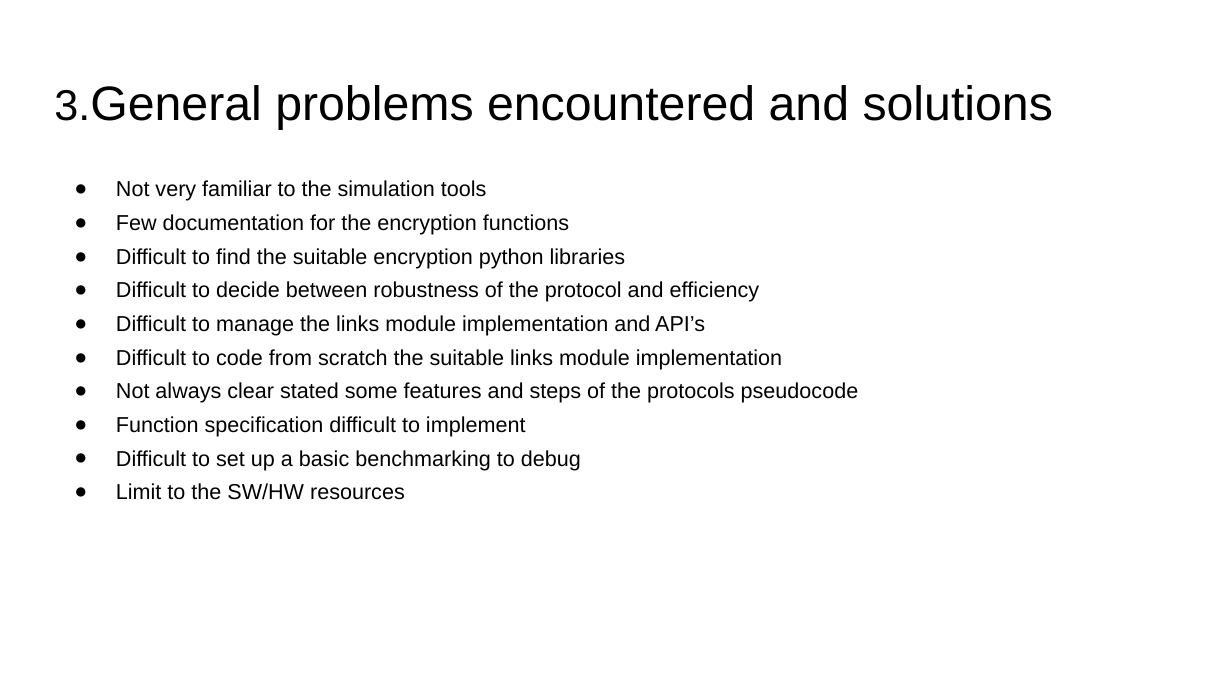
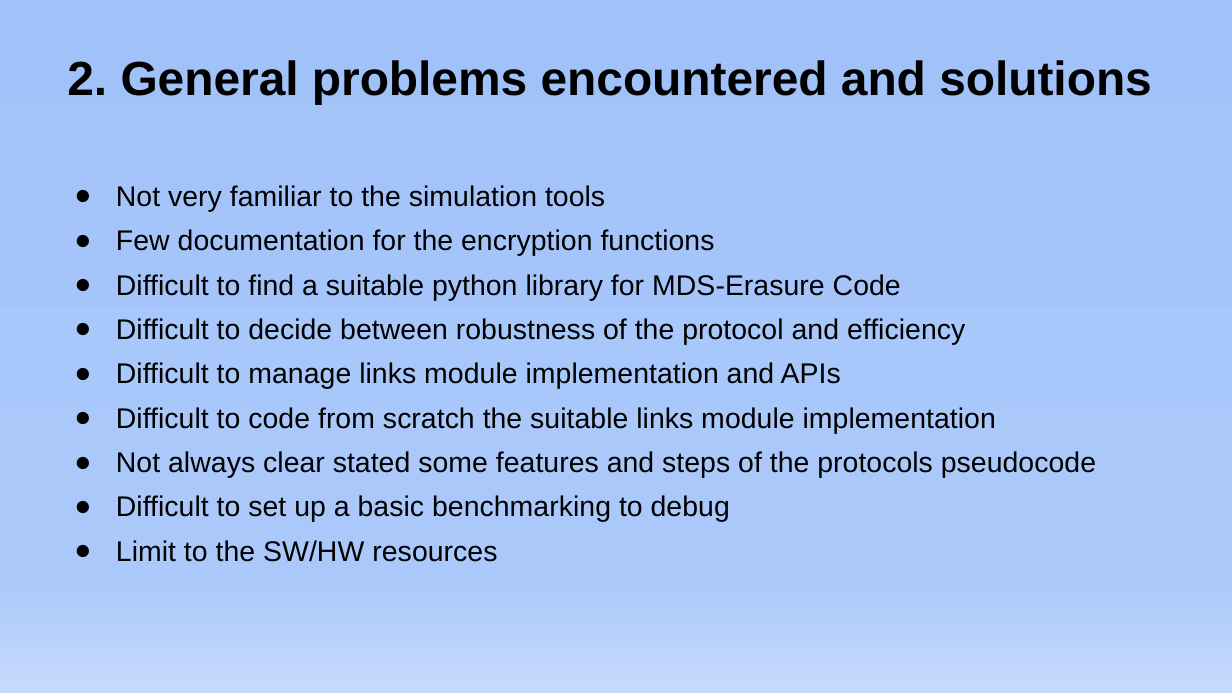
Before and after one commit to GabrieleLerani/Distributed-System-Broadcast-primitive-with-Byzantine-process, a slide deck: slide 10 of DOC/DDS_Presentation.pptx (slide 11 before the commit). Drawn at 1232x693 pixels with LibreOffice and Linux fonts; fonts in the diff are those of the drawing. Boxes give left, top, right and bottom in pixels: in the first picture for what was removed or moved away, otherwise in the second. Text is boxed around its words. In the diff, an @@ line names an element or a change of style, - is before the commit and + after.

```diff
--- a/DOC/DDS_Presentation.pptx
+++ b/DOC/DDS_Presentation.pptx
@@ background #FFFFFF to gradient #A1C2F9 to #AAC8FA to #C6DAFC @@
@@ title at <box>67,60,1152,104</box>: text changed; size 28.2 to 28 pt; bold on @@
-3.General problems encountered and solutions
+2. General problems encountered and solutions
@@ text at <box>116,185,1096,562</box>: size 12.6 to 16.6 pt in "Not very familiar to the simulation tools", "Few documentation for the encryption functions", "Difficult to decide between robustness of the ...", "Difficult to code from scratch the suitable ..." and 3 more places @@
@@ text at <box>116,274,901,300</box>: text changed; size 12.6 to 16.6 pt @@
-● Difficult to find the suitable encryption python libraries
+● Difficult to find a suitable python library for MDS-Erasure Code
@@ text at <box>116,362,841,389</box>: text changed; size 12.6 to 16.6 pt @@
-● Difficult to manage the links module implementation and API’s
+● Difficult to manage links module implementation and APIs
@@ text at <box>116,416,526,437</box>: paragraph removed @@
-● Function specification difficult to implement
```
Also in this commit, not shown: 12 other slides changed, 1 slide added, 2 slides removed.
